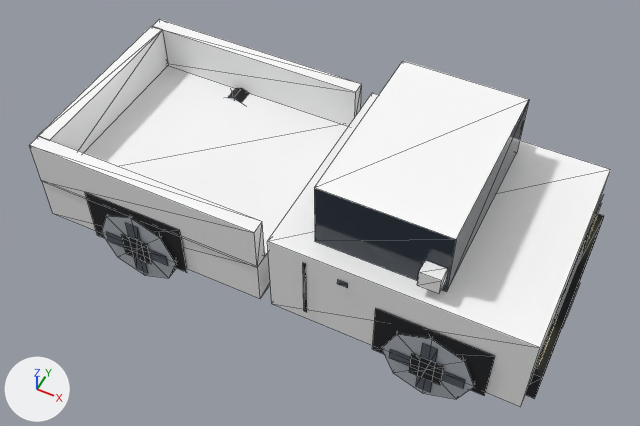
The glTF model public/models/props/car_pickup.glb, before and after one commit.
Both versions are drawn from a 50 mm lens placed at (0.185, -0.436, 0.587), pointed at (-0.025, -0.016, 0.063). Every picture has the same lights, and +X, +Y and +Z are marked at lower left. The first picture is the older version. Mesh edges are drawn as thin lines. Vertices at exactly the same position are counted once.

The first picture shows 'car_pickup'.
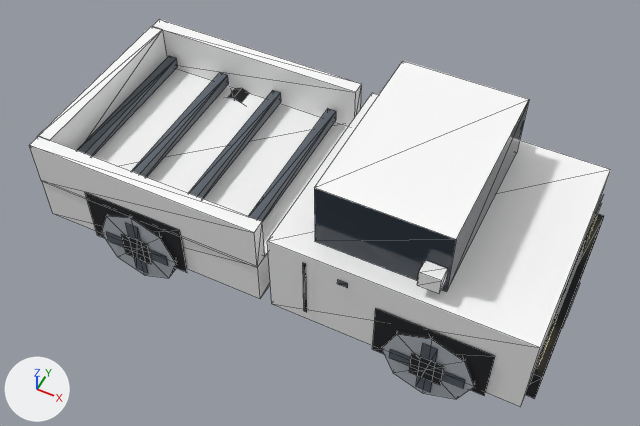
Boxes (x1, y1, x2, y2) around the edits, measured in the pictures (640 x 426 px):
part 1 of me_car_pickup, added: after (77, 56, 178, 156)
part 2 of me_car_pickup, added: after (132, 73, 229, 177)
part 3 of me_car_pickup, added: after (189, 90, 281, 199)
part 4 of me_car_pickup, added: after (249, 108, 336, 222)

Patch to the scene script:
```diff
--- a/public/models/props/car_pickup.glb.py
+++ b/public/models/props/car_pickup.glb.py
@@ me_car_pickup @@
 # used by ob_car_pickup; location = (0.0, 0.0, 0.0)
-me_car_pickup.from_pydata(...)  # 288 vertices, 296 faces; spans x -0.248..0.178, y -0.096..0.096, z 0.0..0.159
+me_car_pickup.from_pydata(...)  # 320 vertices, 336 faces; spans x -0.248..0.178, y -0.096..0.096, z 0.0..0.159
+# me_car_pickup part 1: the loose piece of 8 vertices spanning x -0.241..-0.229, y -0.08..0.08, z 0.069..0.109 is copied, and the copy is scaled about its middle by (0.667, 0.956, 0.25), then moved by (0.015, 0.0, -0.01), in mat_metal_dark; it spans x -0.224..-0.216, y -0.076..0.076, z 0.074..0.084
+# me_car_pickup part 2: the loose piece of 8 vertices spanning x -0.24..-0.04, y -0.09..0.09, z 0.029..0.069 is copied, and the copy is scaled about its middle by (0.04, 0.85, 0.25), then moved by (-0.027, 0.0, 0.03), in mat_metal_dark; it spans x -0.171..-0.163, y -0.076..0.076, z 0.074..0.084
+# me_car_pickup part 3: the loose piece of 8 vertices spanning x -0.24..-0.04, y -0.09..0.09, z 0.029..0.069 is copied, and the copy is scaled about its middle by (0.04, 0.85, 0.25), then moved by (0.027, 0.0, 0.03), in mat_metal_dark; it spans x -0.117..-0.109, y -0.076..0.076, z 0.074..0.084
+# me_car_pickup part 4: the loose piece of 8 vertices spanning x -0.24..-0.04, y -0.09..0.09, z 0.029..0.069 is copied, and the copy is scaled about its middle by (0.04, 0.85, 0.25), then moved by (0.08, 0.0, 0.03), in mat_metal_dark; it spans x -0.064..-0.056, y -0.076..0.076, z 0.074..0.084
 me_car_pickup.materials.append(mat_car_body)
```
